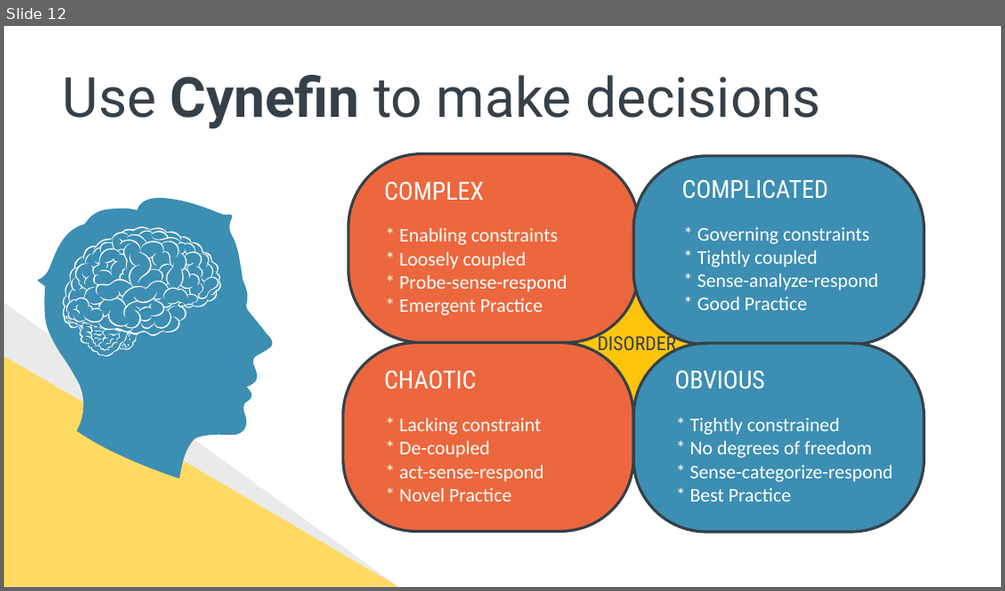
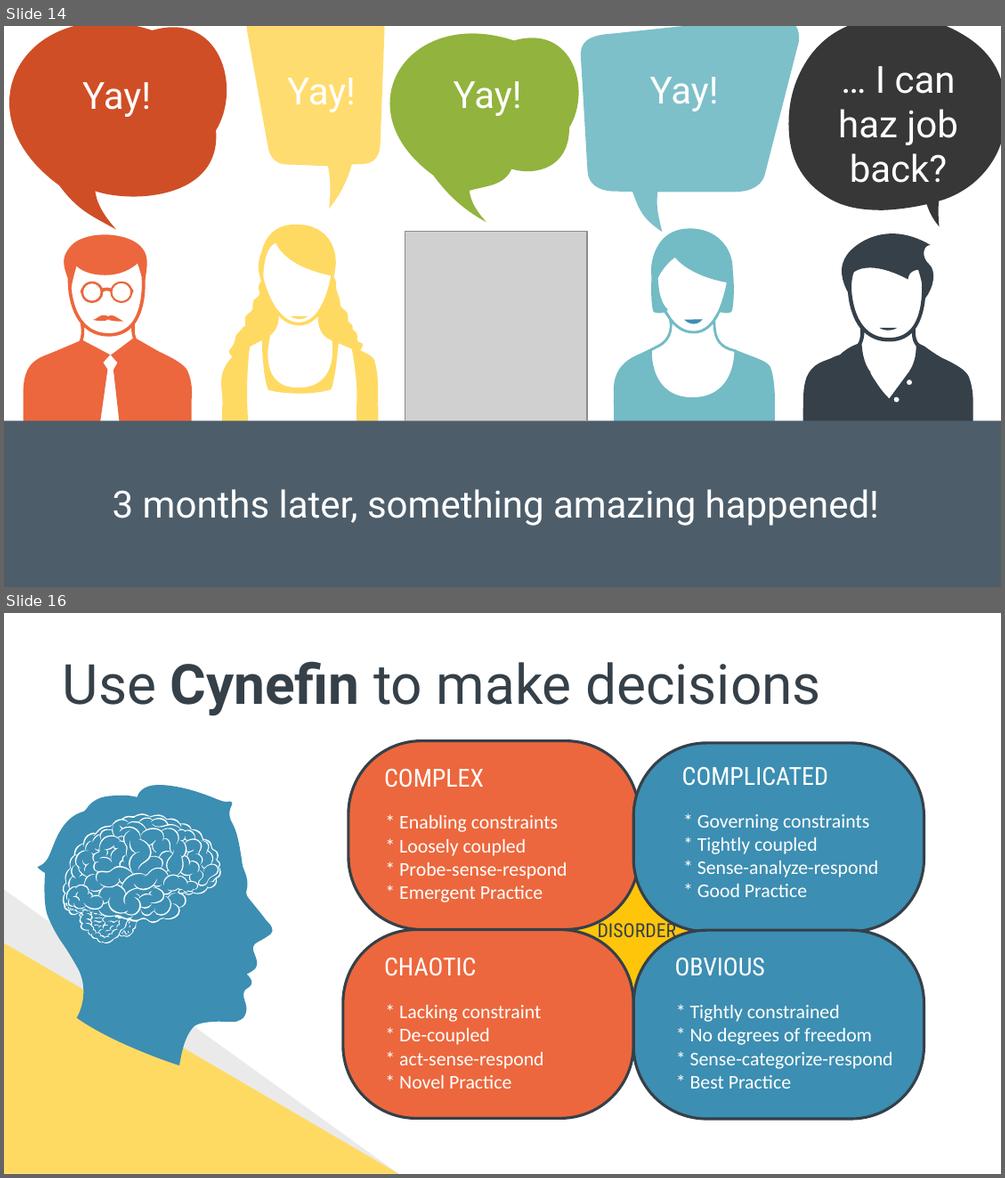
Before and after one commit to spetryjohnson/Talk---Hiring--Firing--and-Inspiring, a slide deck: Hiring, Firing, and Inspiring.pptx. Shown one above the other, each under a label of ours: slide 12 before the commit, slides 14 and 16 after it; the slides between them are not shown. The pictures are 1005x591 and 1005x1178 pixels, drawn with LibreOffice and Linux fonts; fonts in the diff are those of the drawing; grey boxes stand for pictures. Boxes give left, top, right and bottom in pixels: in the first picture for what was removed or moved away, otherwise in the second. Text is boxed around its words. In the diff, an @@ line names an element or a change of style, - is before the commit and + after.

```diff
--- a/Hiring, Firing, and Inspiring.pptx
+++ b/Hiring, Firing, and Inspiring.pptx
@@ slide 14 added at [4,26,1001,587], background #FFFFFF @@
@@ freeform shape added at [9,26,226,229], fill #CB4014 at 92% opacity @@
@@ freeform shape added at [246,26,384,208], fill #FFDA63 at 92% opacity @@
@@ freeform shape added at [389,34,578,223], fill #89AD2D at 92% opacity @@
@@ freeform shape added at [580,26,799,232], fill #73BBC5 at 92% opacity @@
@@ freeform shape added at [788,26,1001,226], fill #262626 at 92% opacity @@
@@ text added at [287,78,356,112], 27 pt, text #FFFFFF @@
+Yay!
@@ text added at [650,77,719,111], 27 pt, text #FFFFFF @@
+Yay!
@@ text added at [838,66,958,183], 27 pt, text #FFFFFF @@
+… I can haz job back?
@@ text added at [82,82,151,117], 27 pt, text #FFFFFF @@
+Yay!
@@ text added at [453,81,522,116], 27 pt, text #FFFFFF @@
+Yay!
@@ freeform shape added at [23,231,193,441], fill #EC673D @@
@@ freeform shape added at [220,224,380,442], fill #FFDA63 @@
@@ picture added at [404,231,587,419] @@
@@ freeform shape added at [612,227,776,441], fill #73BBC5 @@
@@ freeform shape added at [802,217,973,442], fill #354049 @@
@@ freeform shape added at [81,281,134,303], fill #EC673D @@
@@ freeform shape added at [93,313,123,322], fill #EC673D @@
@@ freeform shape added at [290,316,308,319], fill #FFDA63 @@
@@ freeform shape added at [684,319,702,324], fill #3C8EB2 @@
@@ freeform shape added at [879,328,898,331], fill #354049 @@
@@ rectangle added at [4,421,1001,586], fill #4D5D6A @@
@@ text added at [113,489,879,525], 27 pt, text #FFFFFF @@
+3 months later, something amazing happened!
@@ what was slide 12 is now slide 16 @@
```
Also in this commit, not shown: 13 slides changed, 4 other slides added, 1 slide removed.
